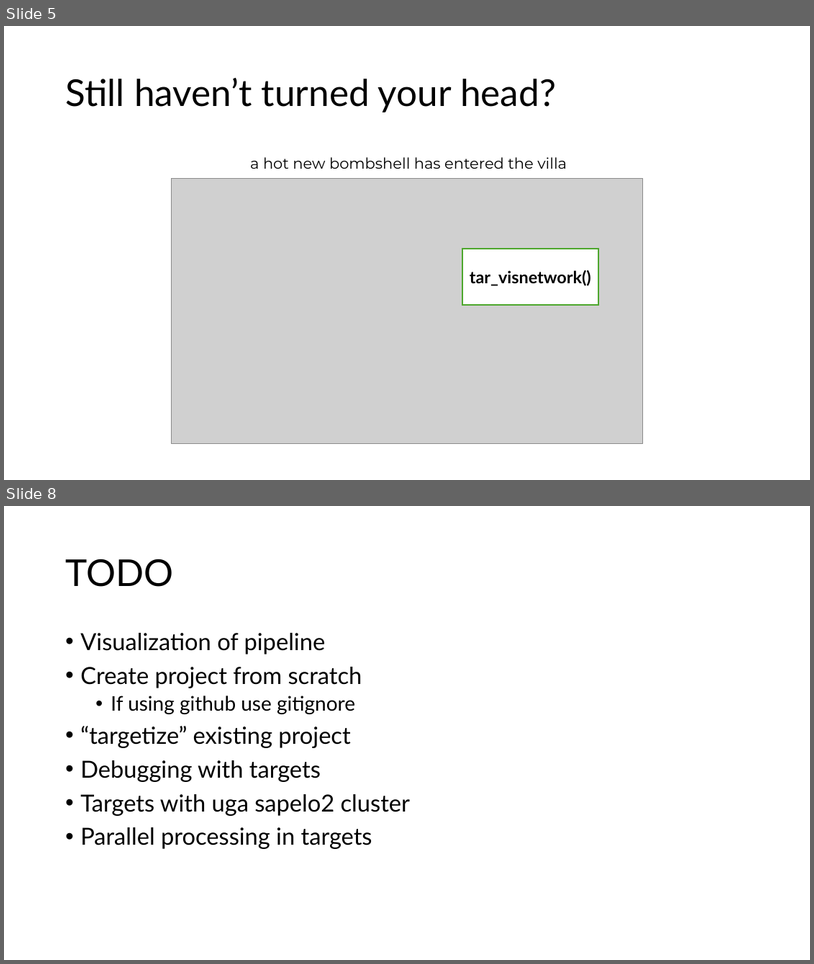
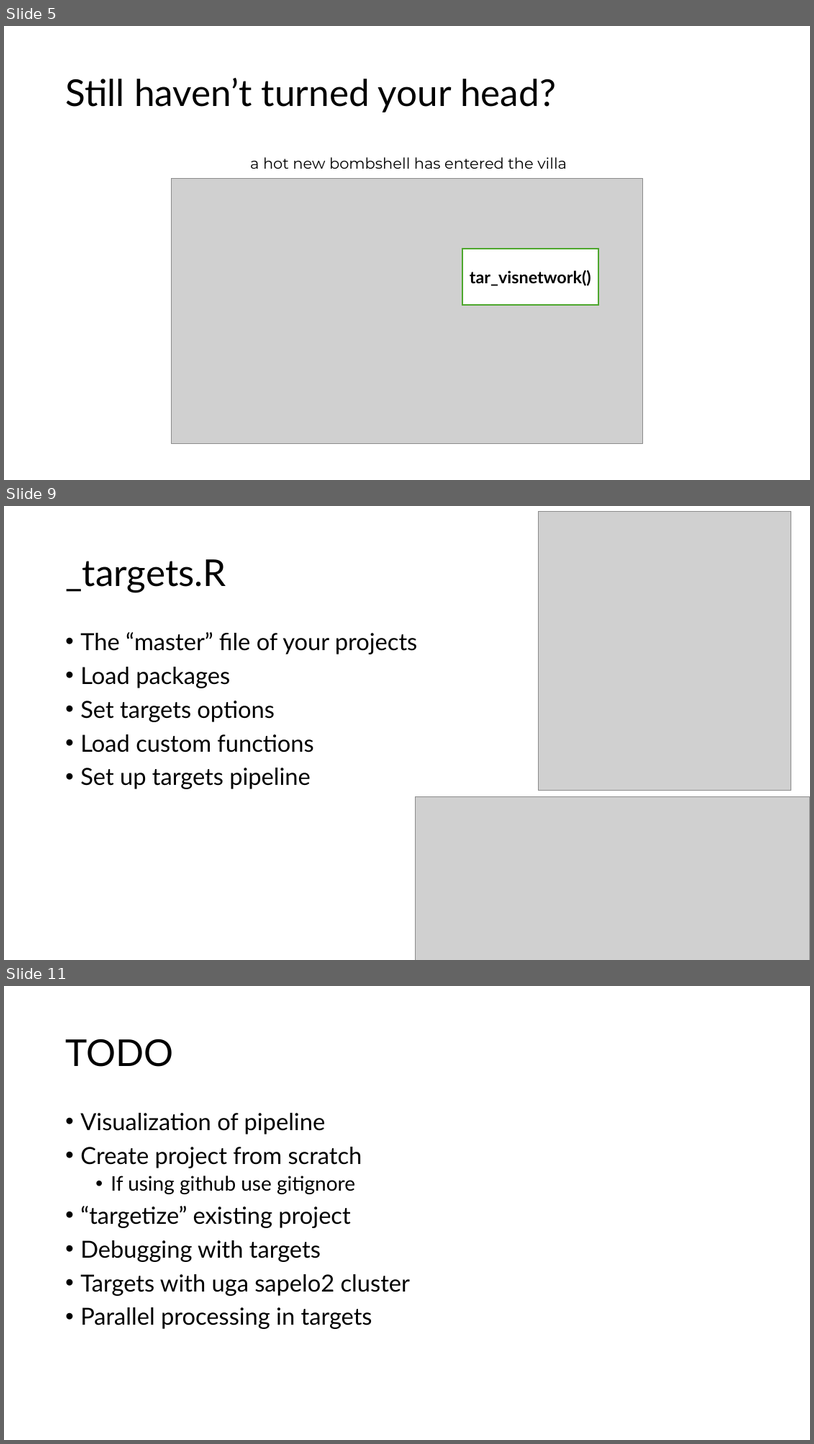
Before and after one commit to andreashandel/targets-tutorial, a slide deck: products/slides/idig-pres.pptx. Shown one above the other, each under a label of ours: slides 5 and 8 before the commit, slides 5, 9 and 11 after it; the slides between them are not shown. The pictures are 814x964 and 814x1444 pixels, drawn with LibreOffice and Linux fonts; fonts in the diff are those of the drawing; grey boxes stand for pictures. Boxes give left, top, right and bottom in pixels: in the first picture for what was removed or moved away, otherwise in the second. Text is boxed around its words. In the diff, an @@ line names an element or a change of style, - is before the commit and + after.

```diff
--- a/products/slides/idig-pres.pptx
+++ b/products/slides/idig-pres.pptx
@@ slide 9 added at (4, 506, 810, 960), background #FFFFFF @@
@@ picture added at (539, 511, 792, 790) @@
@@ title added at (65, 559, 226, 592), 44 pt, text #000000 @@
+_targets.R
@@ text added at (80, 632, 417, 789), 28 pt, text #000000 @@
+• The “master” file of your projects
+• Load packages
+• Set targets options
+• Load custom functions
+• Set up targets pipeline
@@ picture added at (415, 796, 810, 960) @@
@@ what was slide 8 is now slide 11 @@
```
Also in this commit, not shown: 1 slide changed, 3 other slides added, 1 slide removed, 2 other files.
